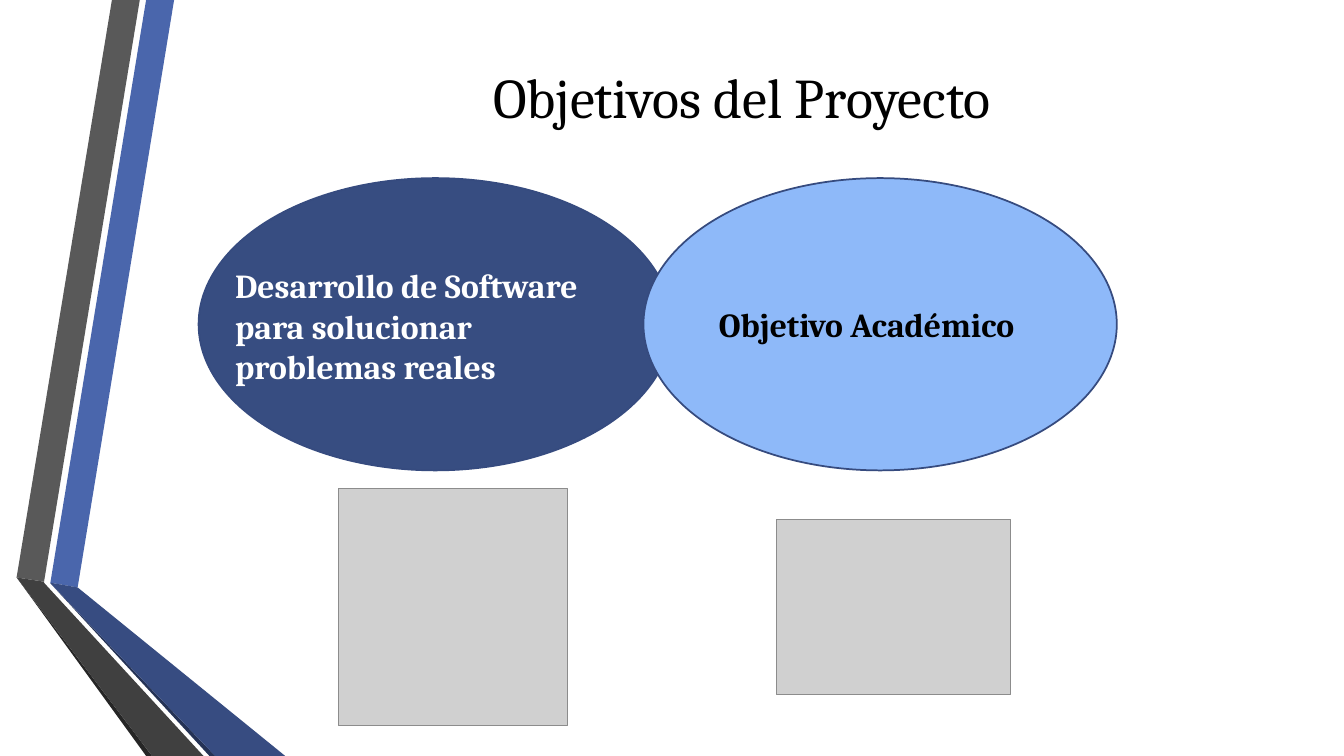
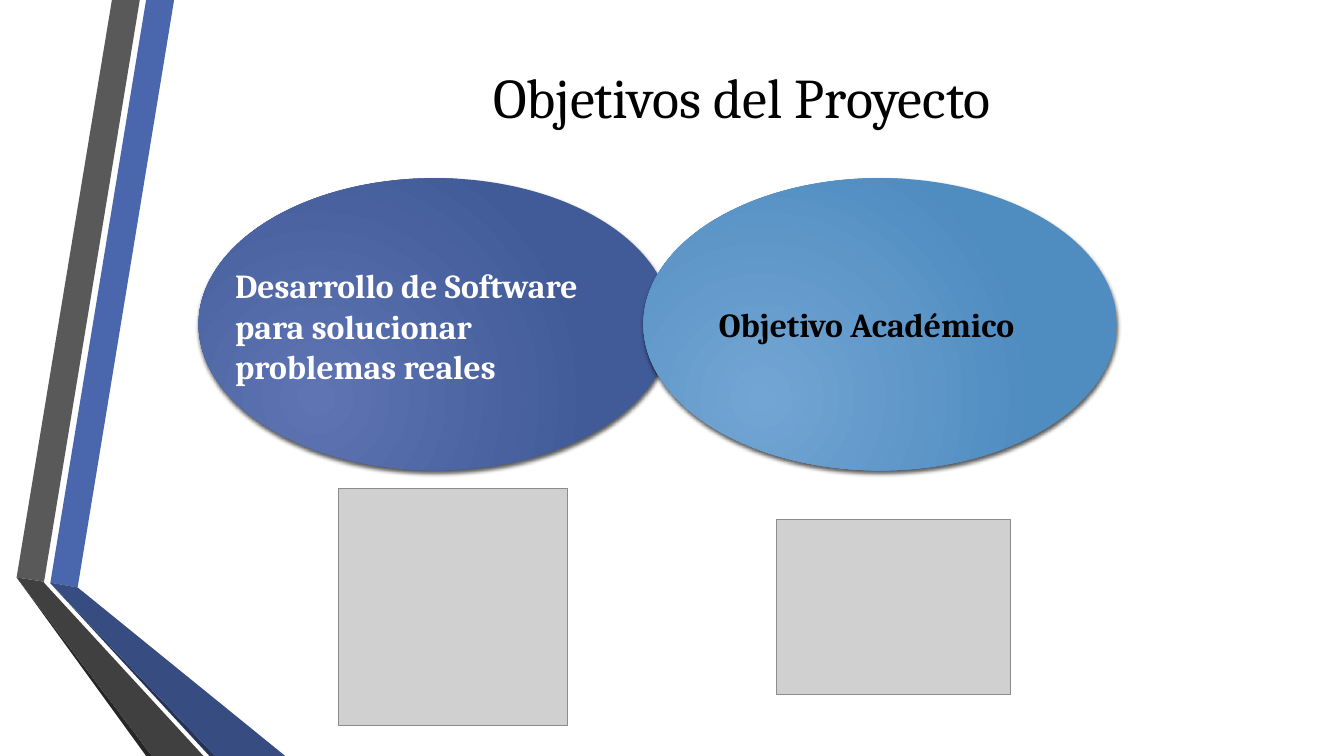
Before and after one commit to fge23/Sistema-VASPA, a slide deck: slide 6 of Presentaciones/Presentación VASPA - Diciembre 2020 - Examen Final/Presentación VASPA - Diciembre 2020 - Examen Final.pptx. Drawn at 1344x756 pixels with LibreOffice and Linux fonts; fonts in the diff are those of the drawing; grey boxes stand for pictures; background and template pictures are left out. Boxes give left, top, right and bottom in pixels: in the first picture for what was removed or moved away, otherwise in the second. Text is boxed around its words. In the diff, an @@ line names an element or a change of style, - is before the commit and + after.

```diff
--- a/Presentaciones/Presentación VASPA - Diciembre 2020 - Examen Final/Presentación VASPA - Diciembre 2020 - Examen Final.pptx
+++ b/Presentaciones/Presentación VASPA - Diciembre 2020 - Examen Final/Presentación VASPA - Diciembre 2020 - Examen Final.pptx
@@ ellipse at (199, 178, 673, 471): fill #374D81 to gradient #6075B2 to #425B99; outline #374B7F 1.25 pt to none; shadow on @@
@@ ellipse at (643, 178, 1117, 471): fill #8EB9F9 to gradient #74A6D5 to #508CC1; outline #374B7F 1.25 pt to none; shadow on @@
```
Also in this commit, not shown: 4 other slides changed, 1 slide added, 1 slide removed, 1 other file.
